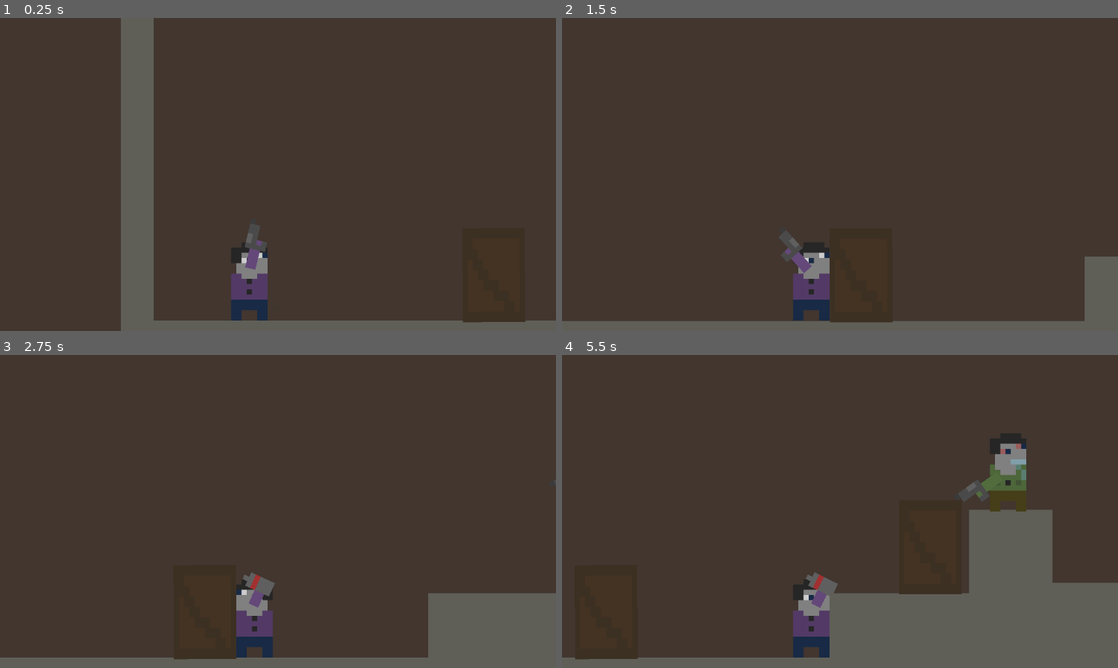
Above: before the commit, frames 1-4 (two rows, left to right).
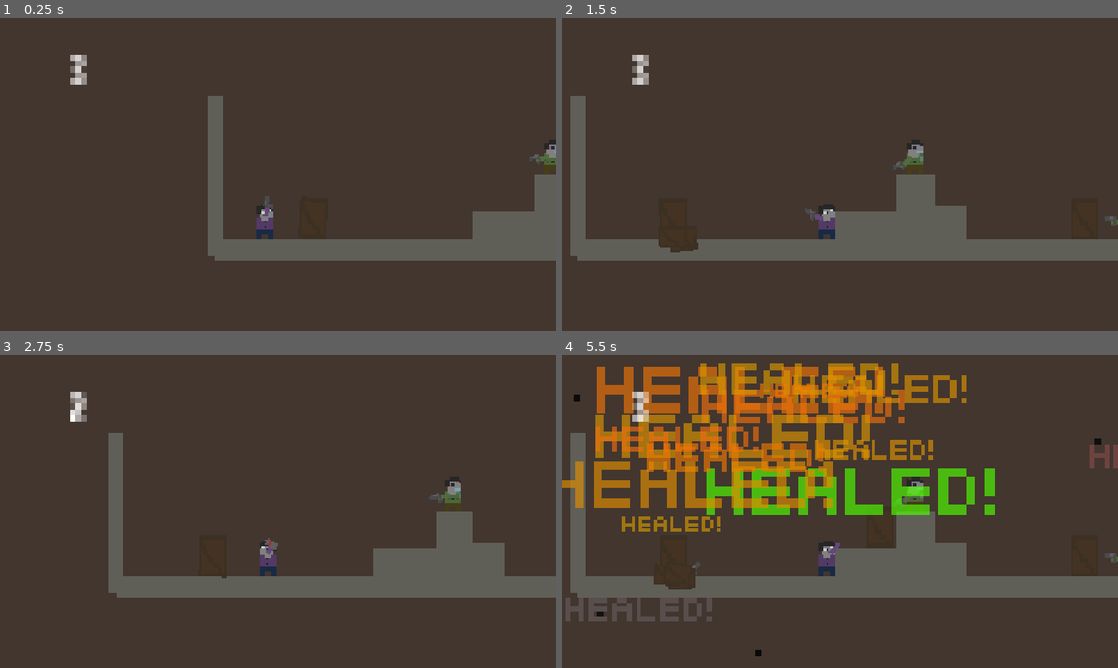
Above: after the commit, the same moments.

Repository: sawyergrimm/STGrimmFOGPII
Game: Godot game, scene res://Assets/Scenes/MainTest.tscn
Same seed, same stepped clock (60 frames per second), same inputs: the game is played once before the commit and once after it.
Inputs (mouse positions are in pixels of both pictures, inside the frame that each line leads up to):
- Up to frame 1 (0.25 s): no input
- Up to frame 2 (1.5 s): tap Enter (ui_accept) at 0.5, 0.77 s; move the mouse to (962, 158) at 0.52 s; hold D (ui_right) from 0.53 s (still down); click (962, 158) at 0.6 s; tap Shift (Shift) at 0.8, 1.35 s; move the mouse to (728, 190) at 1.27 s
- Up to frame 3 (2.75 s): tap Enter (ui_accept) at 1.52 s; click (166, 527) at 1.55 s; move the mouse to (333, 442) at 2.02 s; release D (ui_right) at 2.03 s; hold A (ui_left) from 2.03 s (still down); click (333, 442) at 2.1 s; tap Shift (Shift) at 2.3 s
- Up to frame 4 (5.5 s): move the mouse to (812, 574) at 2.77 s; release A (ui_left) at 2.78 s; hold D (ui_right) 2.78-4.28 s; right-click (812, 574) at 2.85 s; tap Enter (ui_accept) at 3.02, 3.77, 4.52 s; click (812, 574) at 3.05 s; move the mouse to (1006, 558) at 3.52 s; tap Shift (Shift) at 3.6, 5.3 s; click (1006, 558) at 3.67 s; move the mouse to (673, 464) at 4.27 s; hold A (ui_left) 4.28-5.03 s; tap B (SpawnBlock) at 4.35 s; click (673, 464) at 4.55 s; move the mouse to (867, 511) at 5.02 s; hold D (ui_right) from 5.03 s (still down); tap F at 5.1 s; click (867, 511) at 5.17 s

The runs differ from the first frame. In frame 1, 17% of the frame differs, in the area x 12-100%, y 0-100%; in frame 2, 17%; in frame 3, 19%; in frame 4, 48%, in the area x 0-100%, y 2-100%.

Commit message:
Added particles and sfx for healing, added blindness effect that worsens upon doing more nitrous, added extra sfx

Diff:
--- a/Whippets/Assets/Particles/WhippetSmoke.tscn
+++ b/Whippets/Assets/Particles/WhippetSmoke.tscn
@@ -1,23 +1,36 @@
 [gd_scene format=3 uid="uid://bv1elhvt5wvl0"]
+
+[ext_resource type="Texture2D" uid="uid://bcq1un0bm2hck" path="res://Assets/Sprites/Misc/healed.png" id="1_ixwth"]
 
 [sub_resource type="Gradient" id="Gradient_d5klp"]
 colors = PackedColorArray(1, 1, 1, 1, 0.6918024, 0.6918024, 0.6918024, 1)
 metadata/_snap_enabled = true
 
+[sub_resource type="Curve" id="Curve_ixwth"]
+_limits = [-1.0, 1.0, 0.0, 1.0]
+_data = [Vector2(0, -1), 0.0, 0.0, 0, 0, Vector2(0.515, -0.77197456), 0.0, 0.0, 0, 0, Vector2(0.6275, 0.017409801), 0.0, 0.0, 0, 0, Vector2(1, 1), 0.0, 0.0, 0, 0]
+point_count = 4
+
 [node name="WhippetSmoke" type="CPUParticles2D" unique_id=1142586277]
-amount = 30
+texture_filter = 1
+emitting = false
+amount = 12
+texture = ExtResource("1_ixwth")
 lifetime = 1.04
+one_shot = true
 explosiveness = 0.94
 lifetime_randomness = 0.54
+local_coords = true
 direction = Vector2(0, -100)
-spread = 71.46
+spread = 98.5
 gravity = Vector2(0, 200)
-initial_velocity_min = 200.0
+initial_velocity_min = 100.0
 initial_velocity_max = 300.0
 linear_accel_min = -160.0
 linear_accel_max = -160.0
-scale_amount_min = 2.0
-scale_amount_max = 10.0
-color = Color(0.54509807, 0.54509807, 0.54509807, 0.65882355)
+scale_amount_max = 5.0
+color = Color(0.7587511, 0.4110694, 0.39200145, 0.65882355)
 color_ramp = SubResource("Gradient_d5klp")
+hue_variation_min = 1.0
 hue_variation_max = 1.0
+hue_variation_curve = SubResource("Curve_ixwth")
--- a/Whippets/Assets/Scenes/MainTest.tscn
+++ b/Whippets/Assets/Scenes/MainTest.tscn
@@ -2,6 +2,7 @@
 
 [ext_resource type="Script" uid="uid://bpigpvc7wyfnw" path="res://Assets/Scenes/camera.gd" id="1_lcn8a"]
 [ext_resource type="PackedScene" uid="uid://bfynioi2u4m1j" path="res://Assets/Scenes/player.tscn" id="2_xtw1p"]
+[ext_resource type="PackedScene" uid="uid://cox0r1fec6qg8" path="res://Assets/UI/HealthUI.tscn" id="2_y2r1x"]
 [ext_resource type="PackedScene" uid="uid://c6nhnodtqtkoi" path="res://Assets/Scenes/box.tscn" id="4_vui52"]
 [ext_resource type="PackedScene" uid="uid://lj6w3cno355e" path="res://Assets/Particles/BulletImpact.tscn" id="5_2m525"]
 [ext_resource type="PackedScene" uid="uid://chew1vrb0i27d" path="res://Assets/Scenes/geometry.tscn" id="5_ukkq0"]
@@ -10,14 +11,17 @@
 [node name="Node2D" type="Node2D" unique_id=626639715]
 
 [node name="Camera2D" type="Camera2D" parent="." unique_id=7185791 node_paths=PackedStringArray("player")]
-position = Vector2(5, -41)
+position = Vector2(-36, -52)
 offset = Vector2(5, 10)
-zoom = Vector2(12, 12)
+zoom = Vector2(8, 8)
 script = ExtResource("1_lcn8a")
 player = NodePath("../Player")
 
-[node name="Player" parent="." unique_id=206405271 instance=ExtResource("2_xtw1p")]
-position = Vector2(-36, -12)
+[node name="HealthUI" parent="Camera2D" unique_id=2130626799 instance=ExtResource("2_y2r1x")]
+offset_left = -85.0
+offset_top = -44.0
+offset_right = -85.0
+offset_bottom = -44.0
 
 [node name="BulletImpact" parent="." unique_id=805142106 instance=ExtResource("5_2m525")]
 
@@ -52,7 +56,7 @@
 scale = Vector2(5.76, 1.16)
 
 [node name="box0" parent="." unique_id=636167681 instance=ExtResource("4_vui52")]
-position = Vector2(10, -7)
+position = Vector2(-17, -8)
 rotation = -0.007422149
 mass = 0.179
 
@@ -70,3 +74,6 @@
 
 [node name="enemy3" parent="." unique_id=1857507696 instance=ExtResource("6_vb6gr")]
 position = Vector2(406, -26)
+
+[node name="Player" parent="." unique_id=206405271 instance=ExtResource("2_xtw1p")]
+position = Vector2(-36, -12)
--- a/Whippets/Assets/Scenes/bullet.tscn
+++ b/Whippets/Assets/Scenes/bullet.tscn
@@ -9,6 +9,7 @@
 size = Vector2(1, 3)
 
 [node name="RigidBody2D" type="RigidBody2D" unique_id=216615772]
+z_index = -1
 collision_layer = 4
 collision_mask = 3
 mass = 0.001
--- a/Whippets/Assets/Scenes/gun.gd
+++ b/Whippets/Assets/Scenes/gun.gd
@@ -1,6 +1,7 @@
 extends RigidBody2D
 
 var player
+var bloodSplatter = load("res://Assets/Particles/bloodsplatter.tscn")
 # Called when the node enters the scene tree for the first time.
 func _ready() -> void:
 	player = get_tree().current_scene.find_child("Player")
@@ -19,13 +20,18 @@
 			var result = space_state.intersect_ray(query)
 			print_debug(result)
 			if result.is_empty(): linear_velocity = -1 * linear_velocity
-		if body.name.contains("enemy") and get_tree().current_scene.find_child("Player").ammo < 10:
+		if body.name.contains("enemy"):
+			var particle = bloodSplatter.instantiate()
+			get_tree().current_scene.add_child(particle)
+			particle.global_transform = global_transform
+			particle.emitting = true
+			particle.finished.connect(particle.queue_free)
 			$AudioStreamPlayer2D.play()
 			linear_velocity = -1 * linear_velocity
 			body.health -= 1
-			player.ammo = 10
-			$AnimatedSprite2D.play("shiny")
-
+			if player.ammo < 10:
+				player.ammo = 10
+				$AnimatedSprite2D.play("shiny")
 	pass
 
 
--- a/Whippets/Assets/Scenes/gun.tscn
+++ b/Whippets/Assets/Scenes/gun.tscn
@@ -11,11 +11,11 @@
 [sub_resource type="CircleShape2D" id="CircleShape2D_4vdip"]
 radius = 3.0
 
-[sub_resource type="SpriteFrames" id="SpriteFrames_4vdip"]
+[sub_resource type="SpriteFrames" id="SpriteFrames_ytuk4"]
 animations = [{
 "frames": [{
 "duration": 1.0,
-"texture": ExtResource("1_31nqj")
+"texture": ExtResource("3_7i8lu")
 }],
 "loop": true,
 "name": &"default",
@@ -23,41 +23,33 @@
 }, {
 "frames": [{
 "duration": 1.0,
-"texture": ExtResource("3_7i8lu")
-}, {
-"duration": 1.0,
-"texture": ExtResource("1_31nqj")
-}, {
-"duration": 1.0,
-"texture": ExtResource("1_31nqj")
-}, {
-"duration": 1.0,
-"texture": ExtResource("1_31nqj")
-}, {
-"duration": 1.0,
-"texture": ExtResource("1_31nqj")
-}, {
-"duration": 1.0,
-"texture": ExtResource("1_31nqj")
+"texture": ExtResource("4_imqm0")
 }, {
 "duration": 1.0,
 "texture": ExtResource("3_7i8lu")
 }, {
 "duration": 1.0,
-"texture": ExtResource("1_31nqj")
+"texture": ExtResource("4_imqm0")
 }, {
 "duration": 1.0,
 "texture": ExtResource("3_7i8lu")
 }, {
 "duration": 1.0,
-"texture": ExtResource("1_31nqj")
+"texture": ExtResource("3_7i8lu")
+}, {
+"duration": 1.0,
+"texture": ExtResource("3_7i8lu")
+}, {
+"duration": 1.0,
+"texture": ExtResource("3_7i8lu")
 }],
 "loop": true,
 "name": &"shiny",
-"speed": 10.0
+"speed": 6.0
 }]
 
 [node name="RigidBody2D" type="RigidBody2D" unique_id=1665548273]
+z_index = -1
 collision_layer = 4
 collision_mask = 3
 mass = 0.145
@@ -65,18 +57,14 @@
 gravity_scale = 0.2
 script = ExtResource("1_ytuk4")
 
-[node name="Sprite2D" type="Sprite2D" parent="." unique_id=2024936187]
-texture_filter = 1
-texture = ExtResource("1_31nqj")
-
 [node name="CollisionShape2D" type="CollisionShape2D" parent="." unique_id=1068589587]
 shape = SubResource("CircleShape2D_4vdip")
-
-[node name="AnimatedSprite2D" type="AnimatedSprite2D" parent="." unique_id=1762246706]
-texture_filter = 1
-sprite_frames = SubResource("SpriteFrames_4vdip")
-frame_progress = 0.19680797
 
 [node name="AudioStreamPlayer2D" type="AudioStreamPlayer2D" parent="." unique_id=863624718]
 stream = ExtResource("4_4vdip")
 pitch_scale = 1.8
+
+[node name="AnimatedSprite2D" type="AnimatedSprite2D" parent="." unique_id=1762246706]
+texture_filter = 1
+sprite_frames = SubResource("SpriteFrames_ytuk4")
+frame_progress = 0.35078213
--- a/Whippets/Assets/Scenes/player.tscn
+++ b/Whippets/Assets/Scenes/player.tscn
@@ -35,6 +35,11 @@
 [ext_resource type="AudioStream" uid="uid://c5owb18oq1qpa" path="res://Assets/Audio/GunSounds/throw6.ogg" id="33_r5ifs"]
 [ext_resource type="AudioStream" uid="uid://dne7kapfkhv8b" path="res://Assets/Audio/GunSounds/throw7.ogg" id="34_tk7rj"]
 [ext_resource type="AudioStream" uid="uid://c3k51ggdfyd6r" path="res://Assets/Audio/GunSounds/throw8.ogg" id="35_c0qrj"]
+[ext_resource type="AudioStream" uid="uid://8m4fw8ogme4n" path="res://Assets/Audio/GunSounds/catch1.ogg" id="36_rgkdp"]
+[ext_resource type="AudioStream" uid="uid://cvt50chfj5yvb" path="res://Assets/Audio/GunSounds/catch2.ogg" id="37_r5ifs"]
+[ext_resource type="AudioStream" uid="uid://lmstnpgaxm3d" path="res://Assets/Audio/GunSounds/catch3.ogg" id="38_tk7rj"]
+[ext_resource type="AudioStream" uid="uid://d3465o6n3nij4" path="res://Assets/Audio/GunSounds/catch4.ogg" id="39_c0qrj"]
+[ext_resource type="AudioStream" uid="uid://bgg88wpf4yik3" path="res://Assets/Audio/Misc/whippet.ogg" id="40_r5ifs"]
 
 [sub_resource type="SpriteFrames" id="SpriteFrames_i3pqv"]
 animations = [{
@@ -115,6 +120,18 @@
 stream_6/stream = ExtResource("34_tk7rj")
 stream_7/stream = ExtResource("35_c0qrj")
 
+[sub_resource type="AudioStreamRandomizer" id="AudioStreamRandomizer_icc0i"]
+random_volume_offset_db = 1.0
+streams_count = 4
+stream_0/stream = ExtResource("36_rgkdp")
+stream_1/stream = ExtResource("37_r5ifs")
+stream_2/stream = ExtResource("38_tk7rj")
+stream_3/stream = ExtResource("39_c0qrj")
+
+[sub_resource type="Gradient" id="Gradient_r5ifs"]
+offsets = PackedFloat32Array(0, 0.56647396, 1)
+colors = PackedColorArray(0.14225578, 0.14225581, 0.14225578, 1, 0.43137255, 0.43137255, 0.43137255, 0, 0.22490484, 0.22490484, 0.22490484, 1)
+
 [node name="CharacterBody2D" type="CharacterBody2D" unique_id=206405271]
 collision_layer = 7
 collision_mask = 7
@@ -160,3 +177,27 @@
 
 [node name="ThrowPlayer" type="AudioStreamPlayer2D" parent="." unique_id=1207862391]
 stream = SubResource("AudioStreamRandomizer_cxlt4")
+
+[node name="GunCatchPlayer" type="AudioStreamPlayer2D" parent="." unique_id=292156097]
+stream = SubResource("AudioStreamRandomizer_icc0i")
+volume_db = -4.0
+
+[node name="WhippetPlayer" type="AudioStreamPlayer2D" parent="." unique_id=1575243205]
+stream = ExtResource("40_r5ifs")
+volume_db = -14.791
+
+[node name="Blindness" type="CPUParticles2D" parent="." unique_id=1922815297]
+emitting = false
+amount = 251
+lifetime = 10.0
+lifetime_randomness = 0.3
+local_coords = true
+draw_order = 1
+emission_shape = 3
+emission_rect_extents = Vector2(120, 90)
+spread = 180.0
+gravity = Vector2(0, 0)
+scale_amount_min = 5.0
+scale_amount_max = 10.0
+color = Color(0.24115604, 0.24115604, 0.24115604, 1)
+color_ramp = SubResource("Gradient_r5ifs")
--- a/Whippets/Assets/Scripts/player.gd
+++ b/Whippets/Assets/Scripts/player.gd
@@ -8,16 +8,21 @@
 
 var gunarm = load("res://Assets/Sprites/Player/gunarm.png")
 var arm = load("res://Assets/Sprites/Player/arm.png")
-var whippet = load("res://Assets/Sprites/PLayer/whippet.png")
+var whippet = load("res://Assets/Sprites/Player/whippet.png")
+var whippetSmoke = load("res://Assets/Particles/WhippetSmoke.tscn")
+var healthUI
 
 var counter = 10
+var whippetCounter = -2
 var bulletInstanceCounter = 0
 var ammo = 10
+var whippets = 100
 var hasGun = true
 var health = 3
 
 func _ready() -> void:
 	add_to_group("player")
+	healthUI = get_tree().current_scene.find_child("HealthUI")
 
 func _physics_process(delta: float) -> void:
 	# Add the gravity.
@@ -55,6 +60,8 @@
 		if body != null and body.name.contains("gun"):
 			body.free()
 			hasGun = true
+			$GunCatchPlayer.play()
+
 			$Gunarm.texture = gunarm
 
 
@@ -63,20 +70,50 @@
 func _process(_delta: float) -> void:
 	if health <= 0:
 		get_tree().reload_current_scene()
-	if Input.is_action_just_pressed("LeftMouseClick") and hasGun and ammo > 0:
-		ammo -= 1
-		$GunShotPlayer.play()
-		var b = bullet.instantiate()
-		b.player = self
-		b.firer = self.name
-		b.name = "bullet" + str(bulletInstanceCounter)
-		bulletInstanceCounter += 1
-		b.velocity = $Gunarm.transform.x * 200
-		get_tree().current_scene.add_child(b)
-		if $Gunarm.transform.get_rotation() > PI/2 or $Gunarm.transform.get_rotation() < -PI/2:
-			b.global_transform = $Gunarm/MarkerLeft.global_transform
-		else:
-			b.global_transform = $Gunarm/MarkerRight.global_transform
+	if Input.is_action_just_pressed("LeftMouseClick"):
+		if hasGun and ammo > 0 and $Gunarm.texture == gunarm:
+			ammo -= 1
+			$GunShotPlayer.play()
+			var b = bullet.instantiate()
+			b.player = self
+			b.firer = self.name
+			b.name = "bullet" + str(bulletInstanceCounter)
+			bulletInstanceCounter += 1
+			b.velocity = $Gunarm.transform.x * 200
+			get_tree().current_scene.add_child(b)
+			if $Gunarm.transform.get_rotation() > PI/2 or $Gunarm.transform.get_rotation() < -PI/2:
+				b.global_transform = $Gunarm/MarkerLeft.global_transform
+			else:
+				b.global_transform = $Gunarm/MarkerRight.global_transform
+
+		elif $Gunarm.texture == whippet:
+			whippetCounter += 1
+			if whippetCounter > 0:
+				$Blindness.amount = whippetCounter * 50
+				$Blindness.scale_amount_max = 4 * whippetCounter
+				if $Blindness.scale_amount_max > 100:
+					$Blindness.scale_amount_max = 100
+				$Blindness.scale_amount_min = 2 * whippetCounter
+				if $Blindness.scale_amount_min > 50:
+					$Blindness.scale_amount_min = 50
+				$Blindness.lifetime = whippetCounter * whippetCounter / (0.2 * whippetCounter)
+				if $Blindness.lifetime > 50:
+					$Blindness.lifetime = 50
+				$Blindness.emitting = true
+
+			var particle = whippetSmoke.instantiate()
+			health = 3
+			whippets -= 1
+			$WhippetPlayer.play()
+			if whippets == 0:
+				if hasGun:
+					$Gunarm.texture = gunarm
+				else:
+					$Gunarm.texture = arm
+			get_tree().current_scene.add_child(particle)
+			particle.global_position = $Gunarm/MarkerLeft.global_position
+			particle.emitting = true
+			particle.finished.connect(particle.queue_free)
 
 	if Input.is_action_just_pressed("RightMouseClick") and hasGun:
 		$ThrowPlayer.play()
@@ -109,7 +146,7 @@
 			$Gunarm.texture = gunarm
 		elif $Gunarm.texture == whippet:
 			$Gunarm.texture = arm
-		else:
+		elif whippets > 0:
 			$Gunarm.texture = whippet
-
+	healthUI.get_child(0).set_text(str(health))
 	pass
--- /dev/null
+++ b/Whippets/Assets/UI/HealthUI.tscn
@@ -0,0 +1,23 @@
+[gd_scene format=3 uid="uid://cox0r1fec6qg8"]
+
+[ext_resource type="FontFile" uid="uid://dseg70yhhwmxi" path="res://Assets/UI/Ithaca-LVB75.ttf" id="1_23s26"]
+
+[sub_resource type="LabelSettings" id="LabelSettings_m74w7"]
+font = ExtResource("1_23s26")
+font_size = 20
+
+[node name="UI" type="Control" unique_id=2130626799]
+z_index = 1
+layout_mode = 3
+anchors_preset = 15
+anchor_right = 1.0
+anchor_bottom = 1.0
+grow_horizontal = 2
+grow_vertical = 2
+
+[node name="Label" type="Label" parent="." unique_id=238459257]
+texture_filter = 1
+layout_mode = 0
+offset_right = 40.0
+offset_bottom = 23.0
+label_settings = SubResource("LabelSettings_m74w7")
--- a/Whippets/project.godot
+++ b/Whippets/project.godot
@@ -17,11 +17,18 @@
 
 [display]
 
-window/size/viewport_width=1280
-window/size/viewport_height=720
+window/size/viewport_width=1920
+window/size/viewport_height=1080
 window/size/mode=4
 window/size/resizable=false
 window/size/borderless=true
+window/stretch/mode="canvas_items"
+
+[gui]
+
+theme/default_font_antialiasing=0
+theme/default_font_hinting=0
+theme/default_font_subpixel_positioning=0
 
 [input]
 
Not shown, added: Whippets/Assets/Audio/GunSounds/catch1.ogg.import
Not shown, added: Whippets/Assets/Audio/GunSounds/catch2.ogg.import
Not shown, added: Whippets/Assets/Audio/GunSounds/catch3.ogg.import
Not shown, added: Whippets/Assets/Audio/GunSounds/catch4.ogg.import
Not shown, added: Whippets/Assets/Audio/Misc/1_TripleOscillator.ogg.import
Not shown, added: Whippets/Assets/Audio/Misc/2_Sample track.ogg.import
Not shown, added: Whippets/Assets/Audio/Misc/3_sfxr.ogg.import
Not shown, added: Whippets/Assets/Audio/Misc/4_sfxr.ogg.import
Not shown, added: Whippets/Assets/Audio/Misc/5_Kicker.ogg.import
Not shown, added: Whippets/Assets/Audio/Misc/whippet.ogg.import
Not shown: 1 places in Whippets/Assets/Scenes/gun.tscn that only renumber resources
Binary file added: Whippets/Assets/Sprites/Misc/healed.png
(and 15 more such lines)
